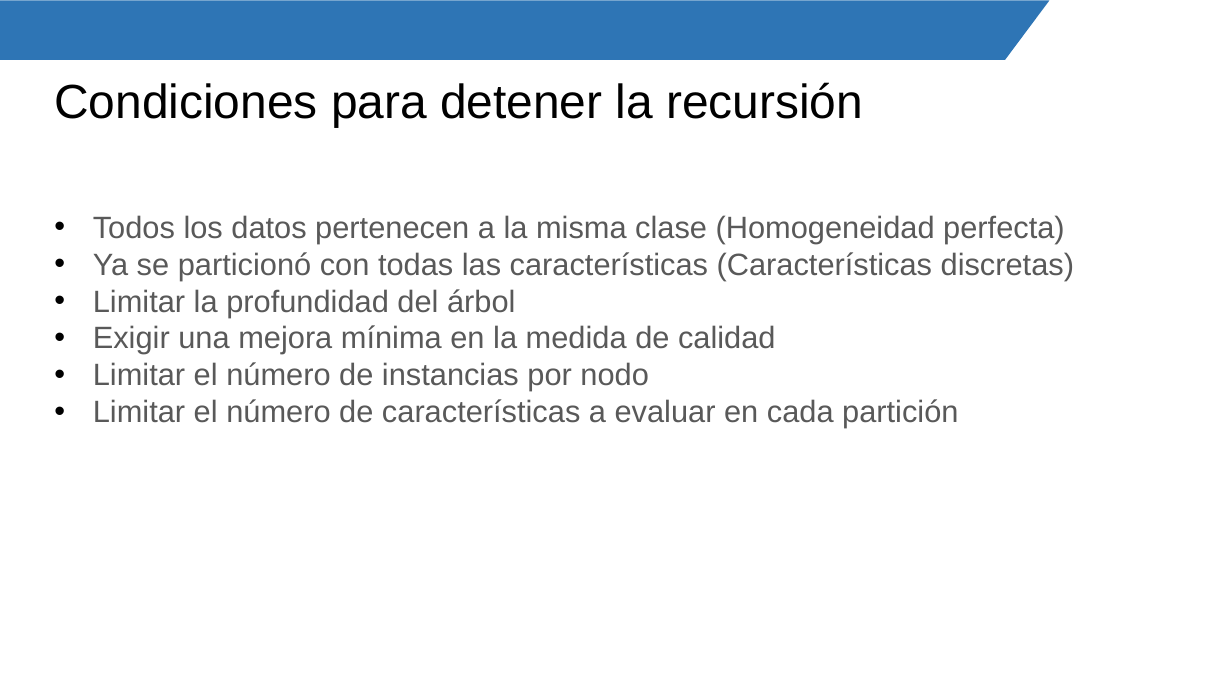
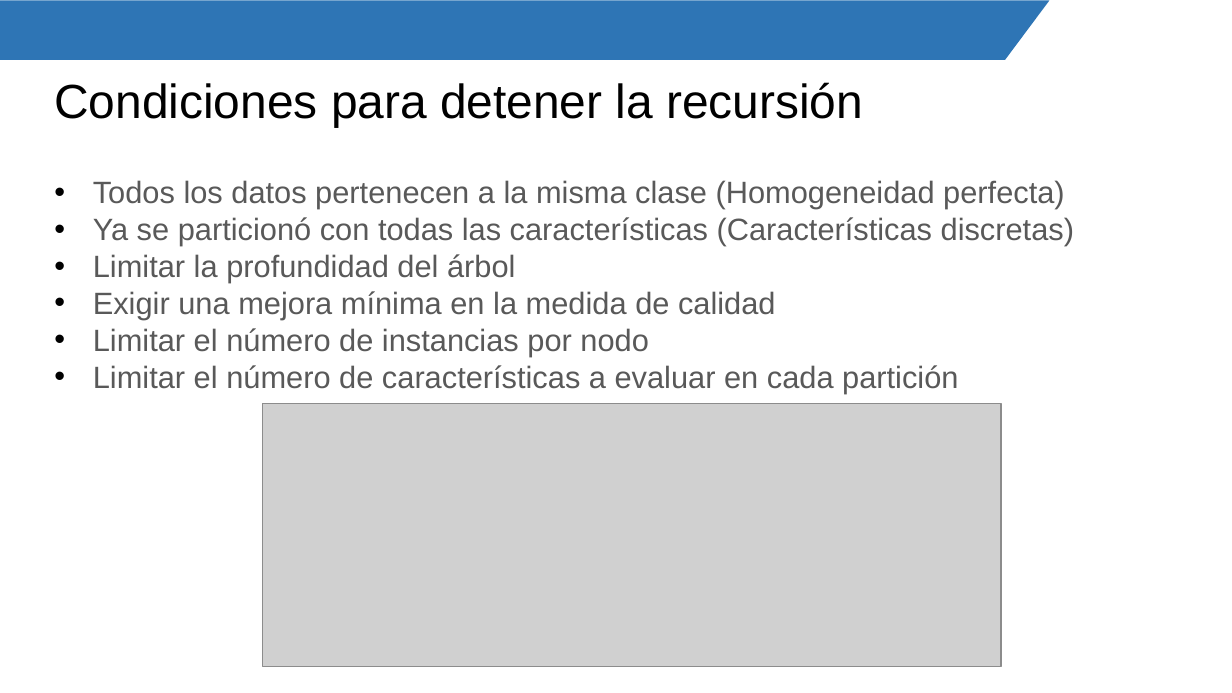
Before and after one commit to Mily3000/Diplomatura-de-Especializacion-en-Desarrollo-de-Aplicaciones-con-IA, a slide deck: slide 33 of Fundamentos de Machine Learning/2. Árboles de decisión.pptx. Drawn at 1232x693 pixels with LibreOffice and Linux fonts; fonts in the diff are those of the drawing; grey boxes stand for pictures; background and template pictures are left out. Boxes give left, top, right and bottom in pixels: in the first picture for what was removed or moved away, otherwise in the second. Text is boxed around its words. In the diff, an @@ line names an element or a change of style, - is before the commit and + after.

```diff
--- a/Fundamentos de Machine Learning/2. Árboles de decisión.pptx
+++ b/Fundamentos de Machine Learning/2. Árboles de decisión.pptx
@@ text "Todos los datos pertenecen a ...": place and size @@
-text "Todos los datos pertenecen a ..." at (93, 215, 1074, 428)
+text "Todos los datos pertenecen a ..." at (93, 180, 1074, 394)
@@ picture added at (262, 403, 1000, 667) @@
```
Also in this commit, not shown: 2 other slides changed, 5 slides removed, 7 other files.
